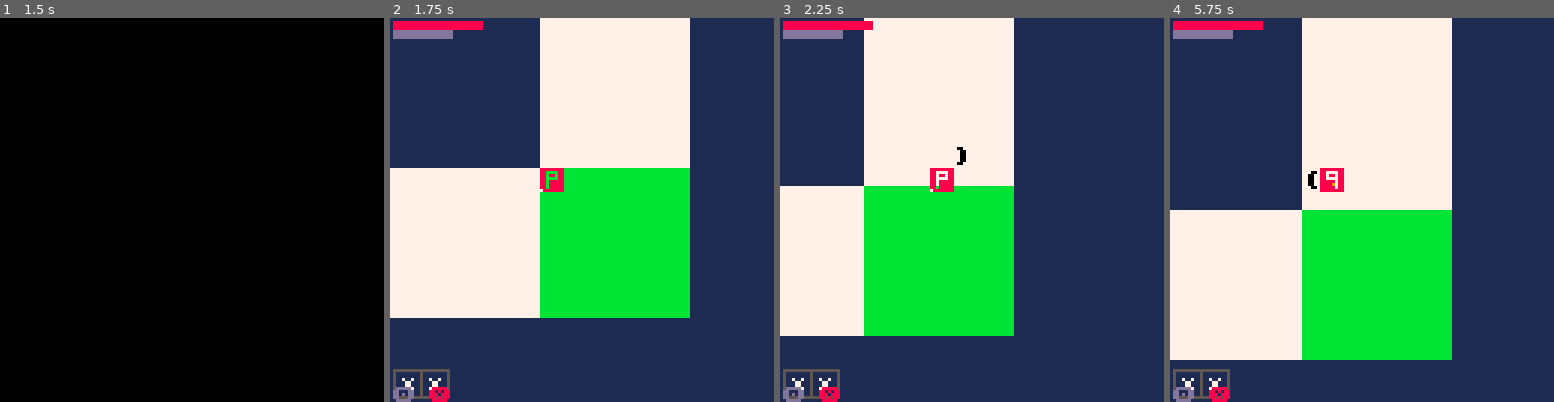
Above: before the commit, frames 1-4 (left to right).
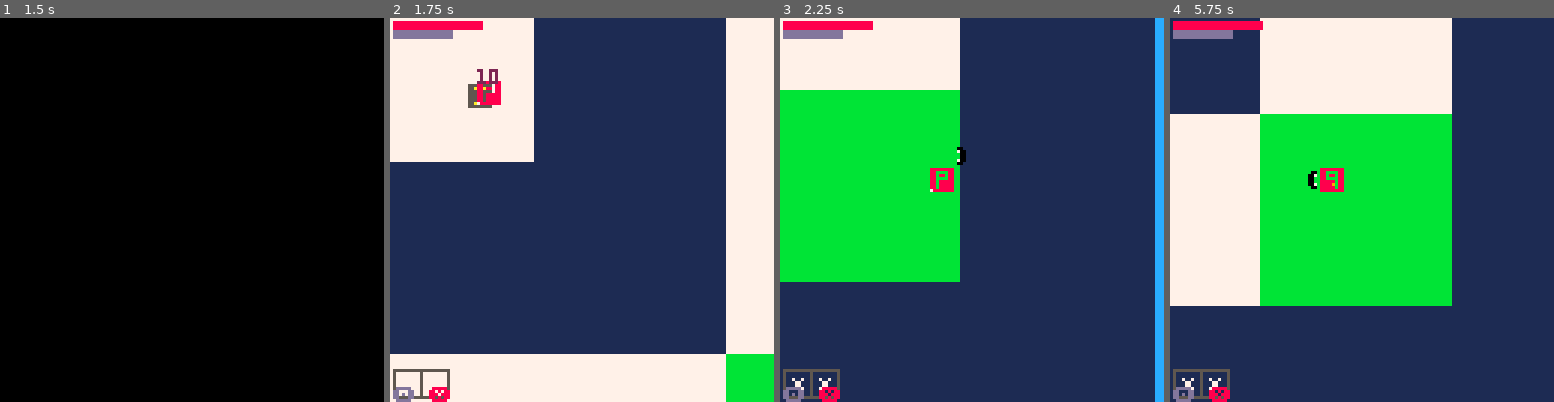
Above: after the commit, the same moments.

Repository: FrederikHR/GDB
Game: PICO-8 cartridge NewGame/main.p8
The game is run twice, just before and just after one commit, with the same random seed, the same clock (stepped at 60 frames per second) and the same inputs.
Inputs:
- Up to frame 1 (1.5 s): tap X (X key) at 0.33, 1.07 s; tap O (Z key) at 0.7 s
- Up to frame 2 (1.75 s): hold Right from 1.6 s (still down); tap O (Z key) at 1.7 s
- Up to frame 3 (2.25 s): tap X (X key) at 1.85 s; release Right at 2.1 s; tap O (Z key) at 2.1 s; hold Up from 2.15 s (still down)
- Up to frame 4 (5.75 s): release Up at 2.42 s; hold Right 2.47-3.03 s; tap O (Z key) every 0.4 s from 2.5 to 5.7 s; tap X (X key) at 2.97, 4.08, 5.2 s; hold Left 3.08-3.58 s; hold Down 3.63-3.97 s; hold Right 4.02-4.68 s; hold Up 4.73-5.03 s; hold Left 5.08-5.68 s; hold Down from 5.73 s (still down)

Frame 1 is identical in both runs. In frame 2, 82% of the frame differs, in the area x 0-100%, y 0-100%; in frame 3, 41%; in frame 4, 34%.

Commit message:
fixed spawning with scaling map

Diff:
--- a/NewGame/scripts/entities/enemy.lua
+++ b/NewGame/scripts/entities/enemy.lua
@@ -93,7 +93,7 @@
         for _,y in pairs(x) do
             srand(y.x+y.y)
             if (not y.is_wall and not y.goal) then
-                if (rnd()>0.75) make_enemy(y.ox+y.x*y.scale+rnd(y.scale-2)+2,y.oy+y.y*y.scale+rnd(y.scale-2)+2,lvl)
+                if (rnd()>0.75) make_enemy(y.x*y.scale+y.ox+rnd(y.scale-2*8)+8,y.y*y.scale+y.oy+rnd(y.scale-2*8)+8,lvl)
             end
         end
     end
--- a/NewGame/scripts/entities/player.lua
+++ b/NewGame/scripts/entities/player.lua
@@ -21,6 +21,7 @@
     p.dir={1,0}
     p.play="idle"
     p.anims=panims
+    p.alive=true
 
     p.level=1
     p.curr_exp=0
@@ -43,16 +44,21 @@
 function update_player()
     if (flash_text_bool) flash_text()
 
-    atk_frames()
-    move_player()
-    player_pickup()
-    player_attack()
-    update_attack()
-    update_bullets()
-    animate(p)
-    fancy_anim(patk1)
-    fancy_anim(patk2)
-    if (p.health<=0) player_death()
+    if p.alive then
+        atk_frames()
+        move_player()
+        player_pickup()
+        player_attack()
+        update_attack()
+        update_bullets()
+        animate(p)
+        fancy_anim(patk1)
+        fancy_anim(patk2)
+        if (p.health<=0) player_death()
+    else
+        --death animation etc
+        print("TODO")
+    end
 end
 
 function draw_player()
@@ -325,5 +331,5 @@
 end
 
 function player_death()
-
-end
+    print("TODO")
+end
--- a/NewGame/scripts/gear/item.lua
+++ b/NewGame/scripts/gear/item.lua
@@ -54,7 +54,7 @@
         for _,y in pairs(x) do
             srand(y.x+y.y+1)
             if (not y.is_wall and not y.goal) then
-                if (rnd()>0.20) spawn_item(y.ox+y.x*y.scale+rnd(y.scale-2)+2,y.oy+y.y*y.scale+rnd(y.scale-2)+2)
+                if (rnd()>0.20) spawn_item(y.ox+y.x*y.scale+rnd(y.scale-2*8)+8,y.oy+y.y*y.scale+rnd(y.scale-2*8)+8)
             end
         end
     end
--- a/NewGame/scripts/levelgen/init.lua
+++ b/NewGame/scripts/levelgen/init.lua
@@ -4,17 +4,13 @@
 maze={}
 
 function init_levelgen()
-    --prl = perlin()
-    --prl:init()
-    --prl:getmapdata(0,150,0,150)
-    maze = init_maze(maze_size,maze_size,50,-350,-350)
+    maze = init_maze(maze_size,maze_size,64,-400,-400)
     backtrack(maze,maze_size,maze_size)
 end
 
 function draw_level()
     for x = 1,#maze do
         for y = 1,#maze[1] do
-            --draw_rect(x,y, flr(prl.fmap[x][y]))
             draw_maze_room(x,y,maze[x][y],maze[1][1].scale,maze[1][1].ox,maze[1][1].oy)
         end
     end
@@ -35,3 +31,7 @@
     end
 
 end
+
+function draw_tile(x,y,scale,ox,oy)
+    print("TODO")
+end
--- a/NewGame/scripts/scenes/game.lua
+++ b/NewGame/scripts/scenes/game.lua
@@ -119,8 +119,8 @@
     init_levelgen()
 
     --reset player position
-    p.x=maze[4*2][4*2].x*maze[1][1].scale+maze[1][1].ox
-    p.y=maze[4*2][4*2].y*maze[1][1].scale+maze[1][1].oy
+    p.x=maze[4*2][4*2].x*maze[1][1].scale+maze[1][1].ox+maze[1][1].scale\2
+    p.y=maze[4*2][4*2].y*maze[1][1].scale+maze[1][1].oy+maze[1][1].scale\2
 
     enemies_for_map(l)
     items_for_map()
--- a/NewGame/scripts/utils/utils.lua
+++ b/NewGame/scripts/utils/utils.lua
@@ -101,7 +101,6 @@
 end
 
 function flash_text()
-
 	flash_speed=5
 	flashframe=0
 	flash_color=8
@@ -114,10 +113,13 @@
 			else
 				flash_color=8
 			end
-
 		end
     end
 	flash_text_bool=false
+end
+
+function float_text(x,y,col)
+	print("TODO")
 end
 
 function fancy_draw_spr(atk)
